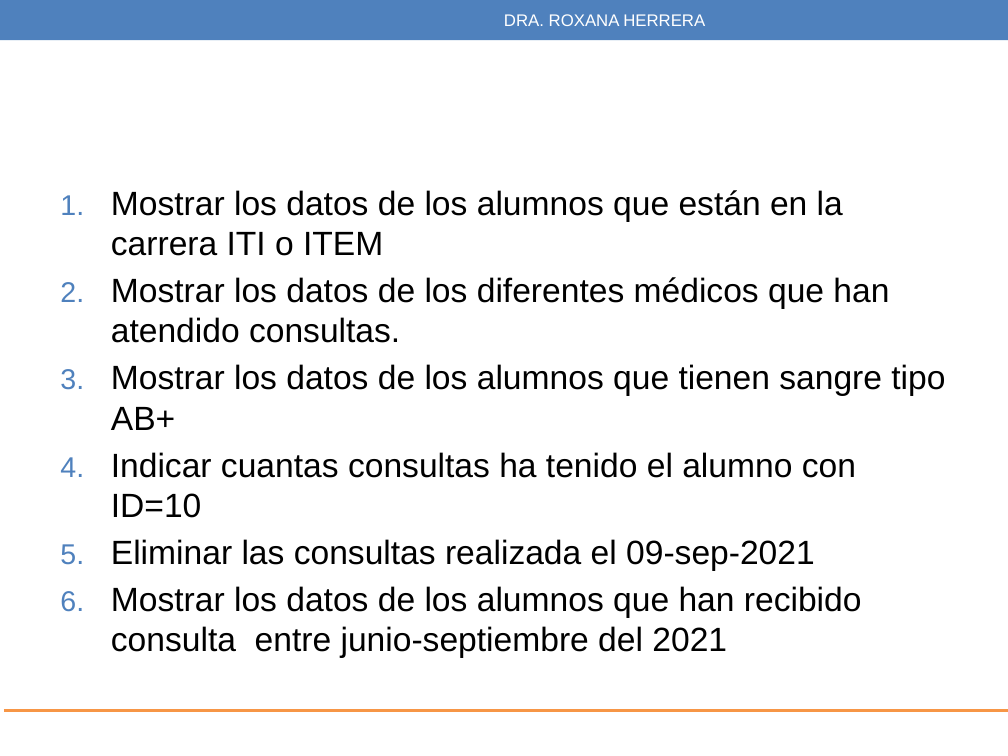
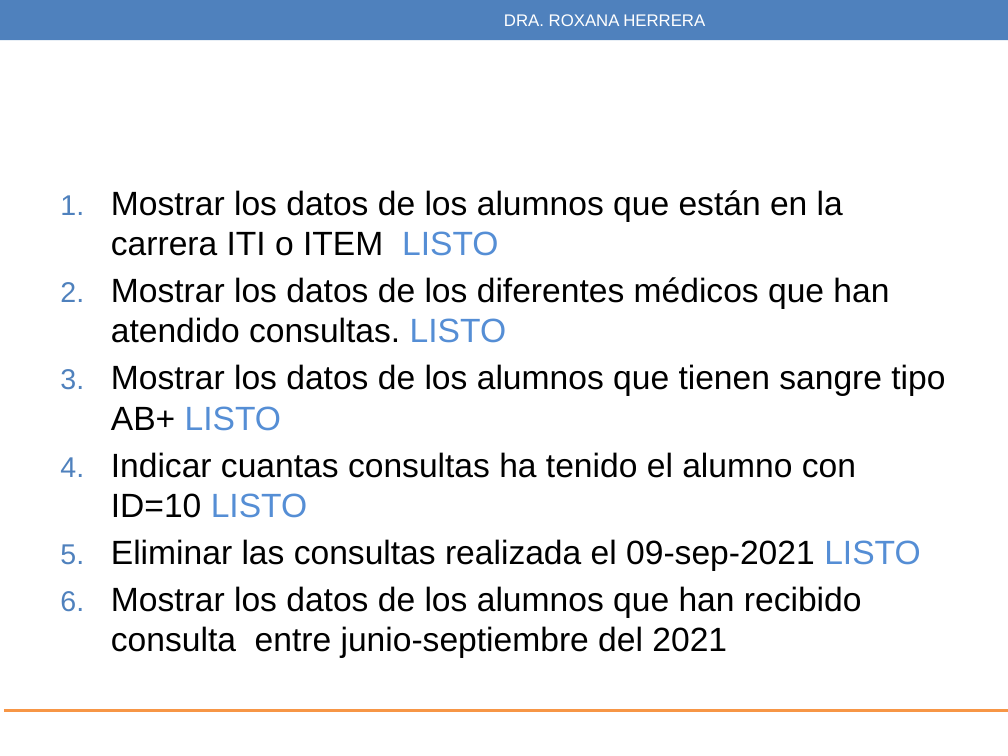
Before and after one commit to artissce/artissce.github.io, a slide deck: slide 4 of web2/presentaciones/11_SQL.pptx. Drawn at 1008x756 pixels with LibreOffice and Linux fonts; fonts in the diff are those of the drawing; background and template pictures are left out. Boxes give left, top, right and bottom in pixels: in the first picture for what was removed or moved away, otherwise in the second. Text is boxed around its words. In the diff, an @@ line names an element or a change of style, - is before the commit and + after.

Commit message:
si

```diff
--- a/web2/presentaciones/11_SQL.pptx
+++ b/web2/presentaciones/11_SQL.pptx
@@ text at (x1=111, y1=190, x2=945, y2=571): text changed @@
-1. Mostrar los datos de los alumnos que están en la carrera ITI o ITEM
-2. Mostrar los datos de los diferentes médicos que han atendido consultas.
-3. Mostrar los datos de los alumnos que tienen sangre tipo AB+
-4. Indicar cuantas consultas ha tenido el alumno con ID=10
-5. Eliminar las consultas realizada el 09-sep-2021
+1. Mostrar los datos de los alumnos que están en la carrera ITI o ITEM LISTO
+2. Mostrar los datos de los diferentes médicos que han atendido consultas. LISTO
+3. Mostrar los datos de los alumnos que tienen sangre tipo AB+ LISTO
+4. Indicar cuantas consultas ha tenido el alumno con ID=10 LISTO
+5. Eliminar las consultas realizada el 09-sep-2021 LISTO
```
